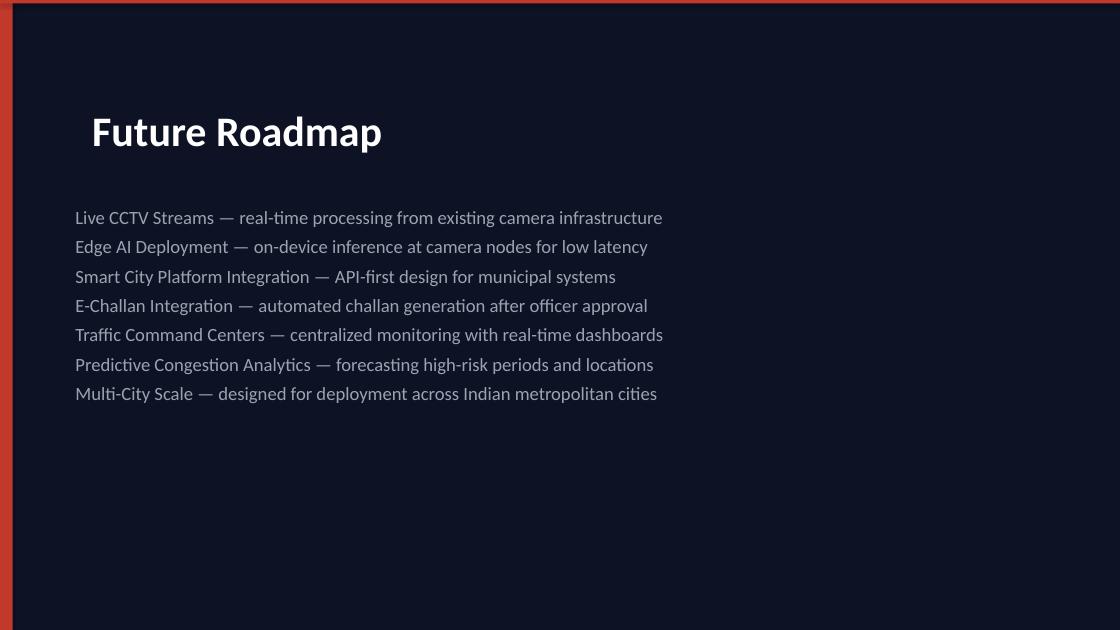
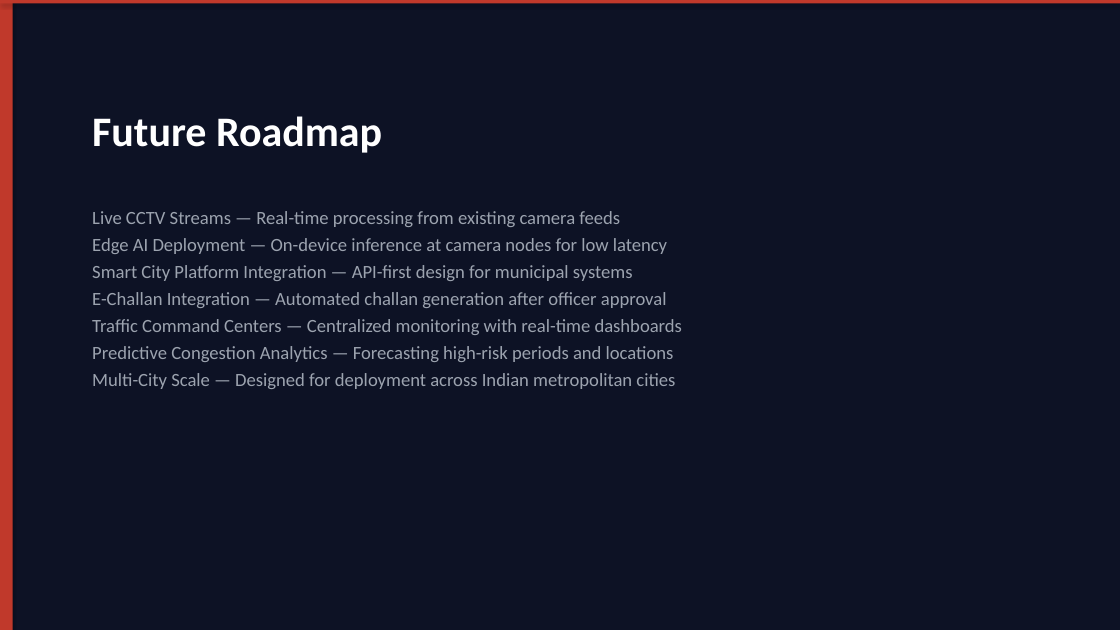
Before and after one commit to vamsi061/trinetra-traffic-ai, a slide deck: slide 15 of TRINETRA_AI_Presentation.pptx (slide 11 before the commit). Drawn at 1120x630 pixels with LibreOffice and Linux fonts; fonts in the diff are those of the drawing. Boxes give left, top, right and bottom in pixels: in the first picture for what was removed or moved away, otherwise in the second. Text is boxed around its words. In the diff, an @@ line names an element or a change of style, - is before the commit and + after.

Commit message:
enhanced PPT: 17 slides with validation, differentiation, impact, architecture, judge readiness
- TRINETRA AI In Action: upload, executive summary, violation card, intel center, copilot
- System Validation: 6 metric cards (detection rate, OCR, helmet, review trigger)
- Competitive Differentiation: 10-row comparison table (Traditional CCTV vs Basic Detector vs TRINETRA)
- Bengaluru Impact Analysis: challenge/impact table
- Officer Workflow: 8-step visual flow diagram with icons
- Deployment Fit: how TRINETRA layers onto existing CCTV infrastructure
- Demo Walkthrough: 10-step end-to-end scenario
- Responsible AI: 6 principle cards with accent colors
- Architecture: 9-block pipeline + 4-layer categorization
- Final Judge Impression: capability checklist + closing statement

```diff
--- a/TRINETRA_AI_Presentation.pptx
+++ b/TRINETRA_AI_Presentation.pptx
@@ text "Live CCTV Streams — Real-time ...": place and size @@
-text "Live CCTV Streams — Real-time ..." at (75, 211, 664, 403)
+text "Live CCTV Streams — Real-time ..." at (92, 211, 683, 389)
@@ text at (92, 211, 667, 254): text changed @@
-Live CCTV Streams — real-time processing from existing camera infrastructure
-Edge AI Deployment — on-device inference at camera nodes for low latency
+Live CCTV Streams — Real-time processing from existing camera feeds
+Edge AI Deployment — On-device inference at camera nodes for low latency
@@ text at (92, 265, 633, 281): less space between paragraphs @@
@@ text at (92, 292, 683, 389): text changed @@
-E-Challan Integration — automated challan generation after officer approval
-Traffic Command Centers — centralized monitoring with real-time dashboards
-Predictive Congestion Analytics — forecasting high-risk periods and locations
-Multi-City Scale — designed for deployment across Indian metropolitan cities
+E-Challan Integration — Automated challan generation after officer approval
+Traffic Command Centers — Centralized monitoring with real-time dashboards
+Predictive Congestion Analytics — Forecasting high-risk periods and locations
+Multi-City Scale — Designed for deployment across Indian metropolitan cities
```
Also in this commit, not shown: 7 other slides changed, 9 slides added, 6 slides removed.
